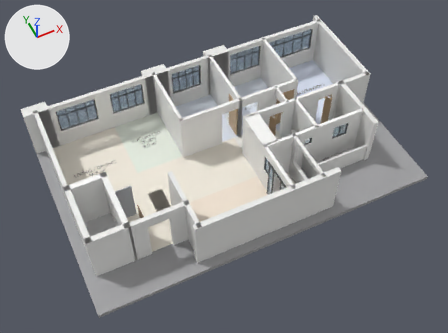
A saved change to the Blender file blender/base/hdb-reno-base.blend.
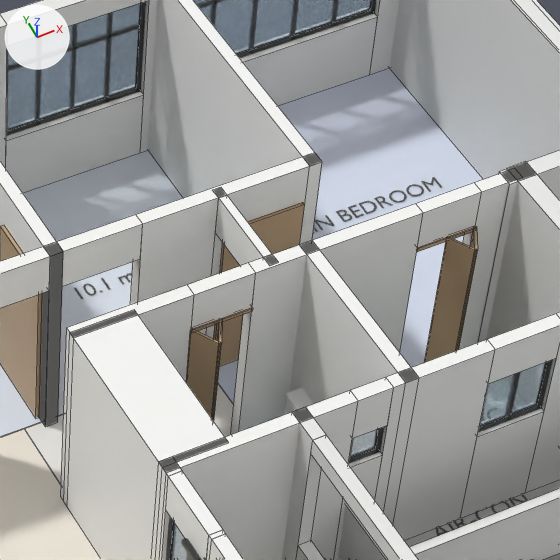
Old and new are each drawn whole from a 50 mm camera at (-0.78, -21.54, 23.32) aimed at (7.11, -5.16, 0.53) and again close up on the part from 51% to 78% of the width and 14% to 50% of the height. Every picture has the same lights, and +X, +Y and +Z are marked at upper left. The older version's two pictures come first. The close-ups show mesh edges as thin lines.

Objects in the first close-up: 'Door_bath_north_0', 'Door_bath_north_1', 'Floor_Bedroom 2', 'Floor_Main Bedroom', 'Glass_facade_north_3', 'Wall_bath_east', 'Wall_bath_north', 'Wall_bath_party', 'Wall_bath_south', 'Wall_bed2_main', 'Wall_bed2_south', 'Wall_facade_east_main', 'Wall_facade_north', 'Wall_rc_wall_bath2' and 30 more.
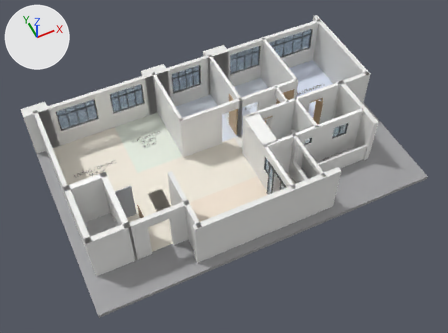
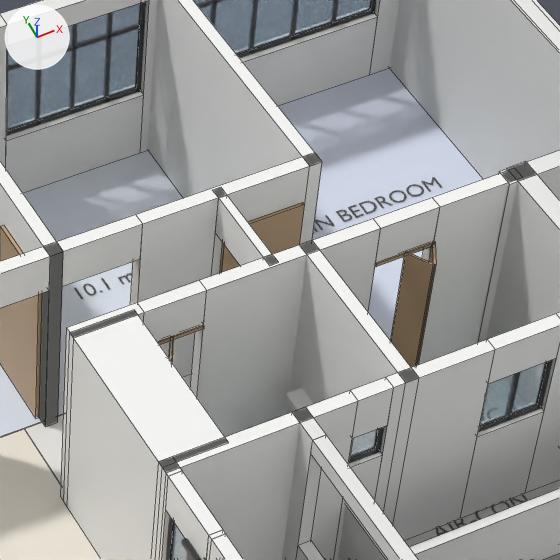
Where the change shows, as pixel boxes [x1, y1, x2, y2] in the close-ups (560 x 560 px; the box of a moved part takes in the faces that stretch with it):
'Wall_bath_north', reshaped
    before: [61, 169, 522, 501]
    after: [61, 168, 522, 501]
'Door_bath_north_1', moved
    before: [417, 227, 478, 363]
    after: [375, 242, 436, 368]
'Door_bath_north_0', moved
    before: [186, 307, 253, 421]
    after: [157, 325, 204, 362]
part 1 of me_wall_bath_north, moved or reshaped
    before: [188, 263, 256, 329]
    after: [137, 281, 207, 341]
part 2 of me_wall_bath_north, moved or reshaped
    before: [231, 204, 423, 434]
    after: [190, 219, 381, 437]
part 3 of me_wall_bath_north, moved or reshaped
    before: [416, 183, 482, 248]
    after: [374, 198, 440, 262]
part 4 of me_wall_bath_north, moved or reshaped
    before: [67, 285, 194, 382]
    after: [67, 303, 144, 338]
part 5 of me_wall_bath_north, moved or reshaped
    before: [459, 169, 522, 350]
    after: [419, 168, 522, 365]

The change in detail:
me_wall_bath_north has 40 vertices, 30 faces and spans x 8.46..13.64, y -4.53..-4.38, z 0.0..2.6.
me_wall_bath_north is used by ob_wall_bath_north; location (0.0, 0.0, 0.0).
Before the commit, vertices of me_wall_bath_north: 1 (9.8, -4.53, 0.0), 2 (9.8, -4.38, 0.0), 5 (9.8, -4.53, 2.6) at pixel (194, 294), 6 (9.8, -4.38, 2.6) at pixel (187, 284).
Before the commit, vertices of me_wall_bath_north: 32 (13.15, -4.53, 0.0), 35 (13.15, -4.38, 0.0), 36 (13.15, -4.53, 2.6) at pixel (481, 191), 39 (13.15, -4.38, 2.6) at pixel (474, 182).
me_wall_bath_north part 1: the loose piece of 8 vertices spanning x 9.8..10.5, y -4.53..-4.38, z 2.1..2.6 is moved by (-0.56, 0.0, 0.0).
me_wall_bath_north part 2: the loose piece of 8 vertices spanning x 10.5..12.45, y -4.53..-4.38, z 0.0..2.6 is scaled about its middle by (1.03, 1, 1), then moved by (-0.53, 0.0, 0.0).
me_wall_bath_north part 3: the loose piece of 8 vertices spanning x 12.45..13.15, y -4.53..-4.38, z 2.1..2.6 is moved by (-0.5, 0.0, 0.0).
Part 4, on me_wall_bath_north:
Vertices 1, 2, 5, 6 of me_wall_bath_north move by (-0.56, 0.0, 0.0).
Part 5, on me_wall_bath_north:
Vertices 32, 35, 36, 39 of me_wall_bath_north move by (-0.5, 0.0, 0.0).
me_door_bath_north_0 is used by ob_door_bath_north_0; location (0.0, 0.0, 0.0).
me_door_bath_north_0 had 24 vertices, 18 faces and spanned x 9.79..10.5, y -4.83..-4.51, z 0.0..2.1.
me_door_bath_north_0 now has 24 vertices, 18 faces and spans x 9.23..9.94, y -4.83..-4.51, z 0.0..2.1.
me_door_bath_north_0 part 6: the whole mesh is moved by (-0.56, 0.0, 0.0).
me_door_bath_north_1 is used by ob_door_bath_north_1; location (0.0, 0.0, 0.0).
me_door_bath_north_1 had 24 vertices, 18 faces and spanned x 12.45..13.16, y -4.83..-4.51, z 0.0..2.1.
me_door_bath_north_1 now has 24 vertices, 18 faces and spans x 11.95..12.66, y -4.83..-4.51, z 0.0..2.1.
me_door_bath_north_1 part 7: the whole mesh is moved by (-0.5, 0.0, 0.0).
